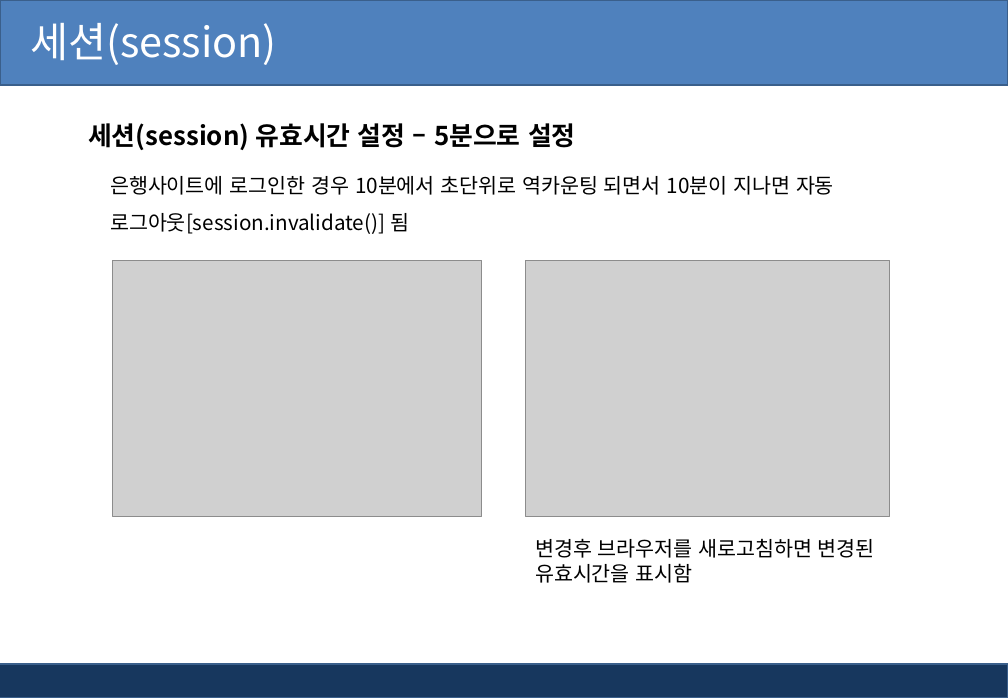
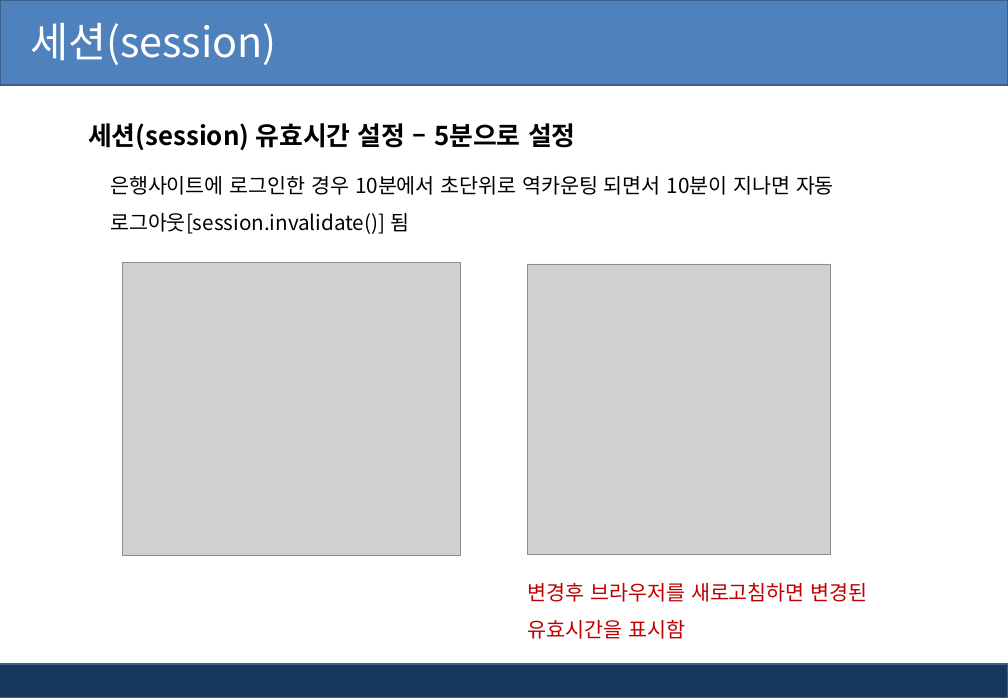
Before and after one commit to pshho/ngreen_project, a slide deck: slide 16 of jspWorks/자료/jsp_ppt/5장. jsp 세션과 쿠키.pptx. Drawn at 1008x698 pixels with LibreOffice and Linux fonts; fonts in the diff are those of the drawing; grey boxes stand for pictures; background and template pictures are left out. Boxes give left, top, right and bottom in pixels: in the first picture for what was removed or moved away, otherwise in the second. Text is boxed around its words. In the diff, an @@ line names an element or a change of style, - is before the commit and + after.

```diff
--- a/jspWorks/자료/jsp_ppt/5장. jsp 세션과 쿠키.pptx
+++ b/jspWorks/자료/jsp_ppt/5장. jsp 세션과 쿠키.pptx
@@ picture: place and size @@
-picture at [113,261,482,517]
+picture at [123,262,460,556]
@@ picture: place and size @@
-picture at [526,261,890,517]
+picture at [527,264,830,555]
@@ text "변경후 브라우저를 새로고침하면 변경된 유효시간을 ...": place and size @@
-text "변경후 브라우저를 새로고침하면 변경된 유효시간을 ..." at [535,538,875,583]
+text "변경후 브라우저를 새로고침하면 변경된 유효시간을 ..." at [528,582,868,639]
@@ text "변경후 브라우저를 새로고침하면 변경된 유효시간을 ..." at [528,582,868,639]: text colour #000000 to #C00000; line spacing 1 to 1.5 @@
```
Also in this commit, not shown: 4 other slides changed, 1 slide added, 45 other files.
